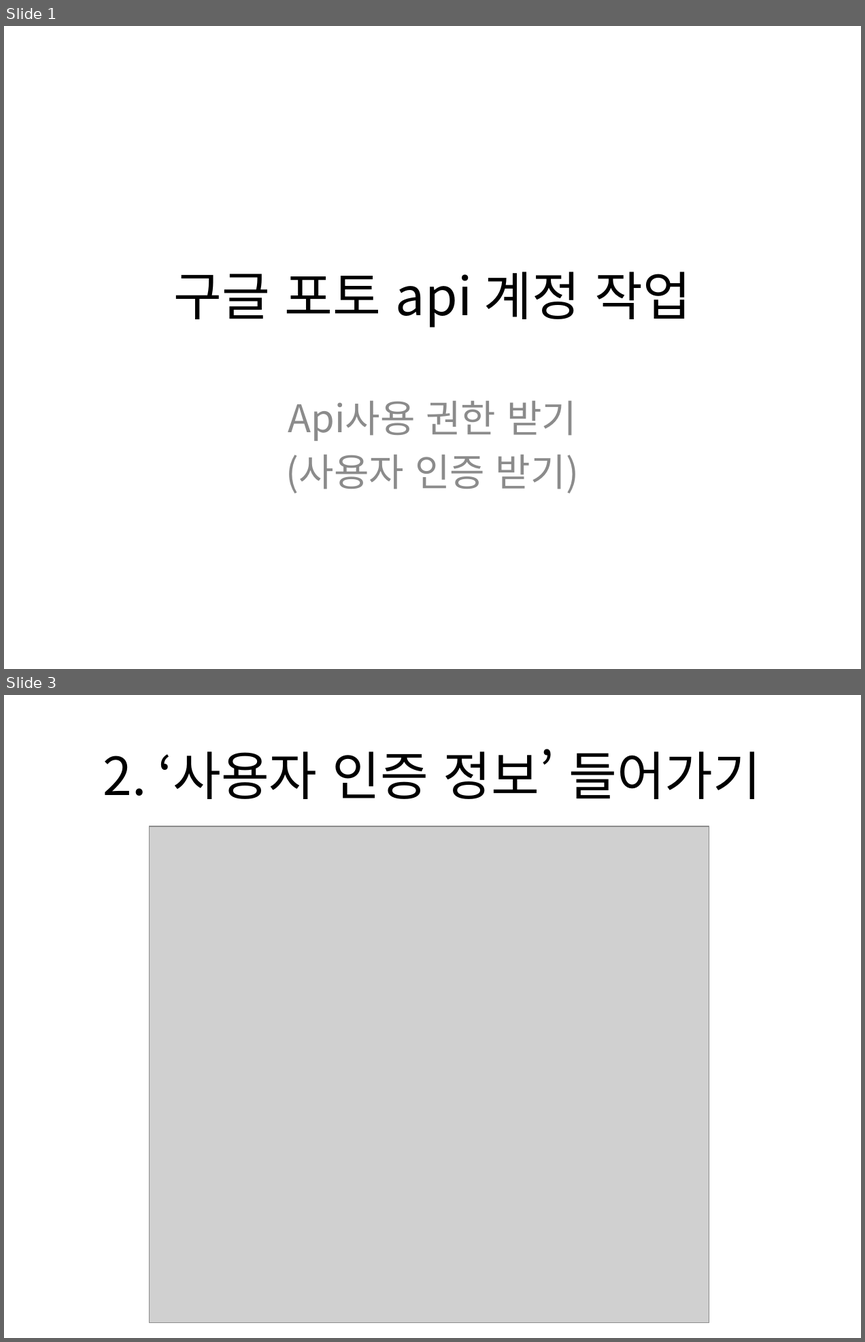
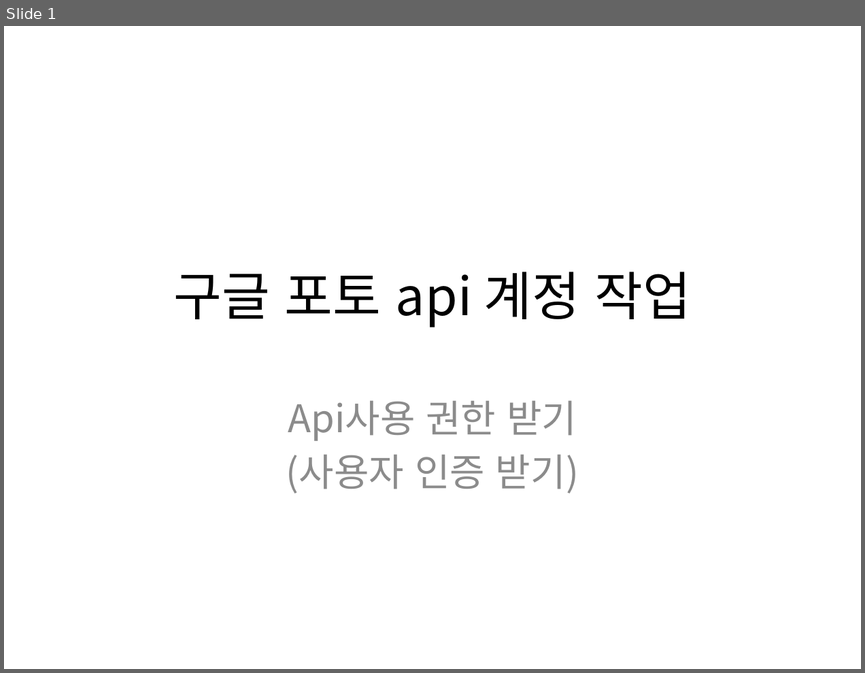
Before and after one commit to zzingyuna/test_site.github.io, a slide deck: image/get_google_api_account.pptx. Shown one above the other, each under a label of ours: slides 1 and 3 before the commit, slide 1 after it; the slides between them are not shown. The pictures are 865x1342 and 865x673 pixels, drawn with LibreOffice and Linux fonts; fonts in the diff are those of the drawing; grey boxes stand for pictures. Boxes give left, top, right and bottom in pixels: in the first picture for what was removed or moved away, otherwise in the second. Text is boxed around its words. In the diff, an @@ line names an element or a change of style, - is before the commit and + after.

```diff
--- a/image/get_google_api_account.pptx
+++ b/image/get_google_api_account.pptx
@@ slide 3 removed at (4, 695, 861, 1338), background #FFFFFF @@
@@ title removed at (103, 749, 761, 799) @@
-2. ‘사용자 인증 정보’ 들어가기
@@ picture removed at (149, 826, 709, 1322) @@
```
Also in this commit, not shown: 1 slide changed, 12 slides added, 4 other slides removed.
